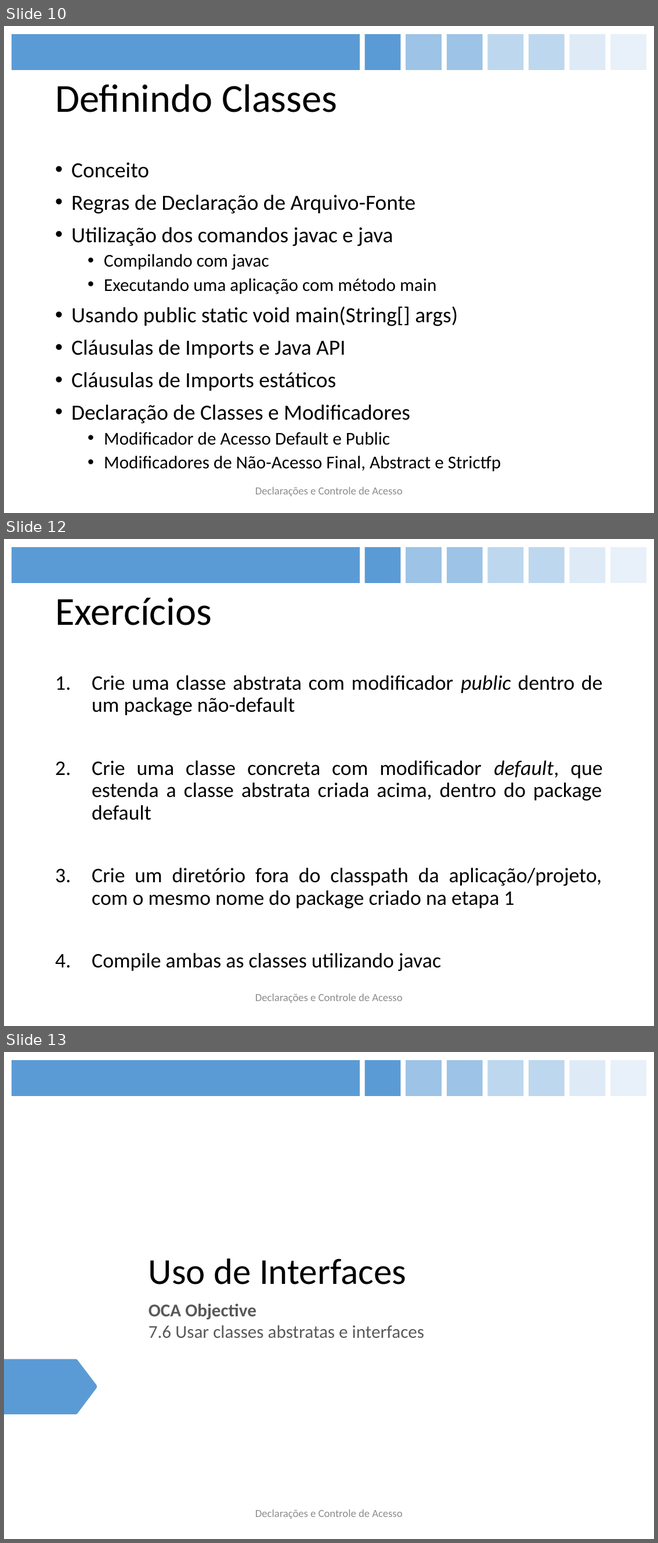
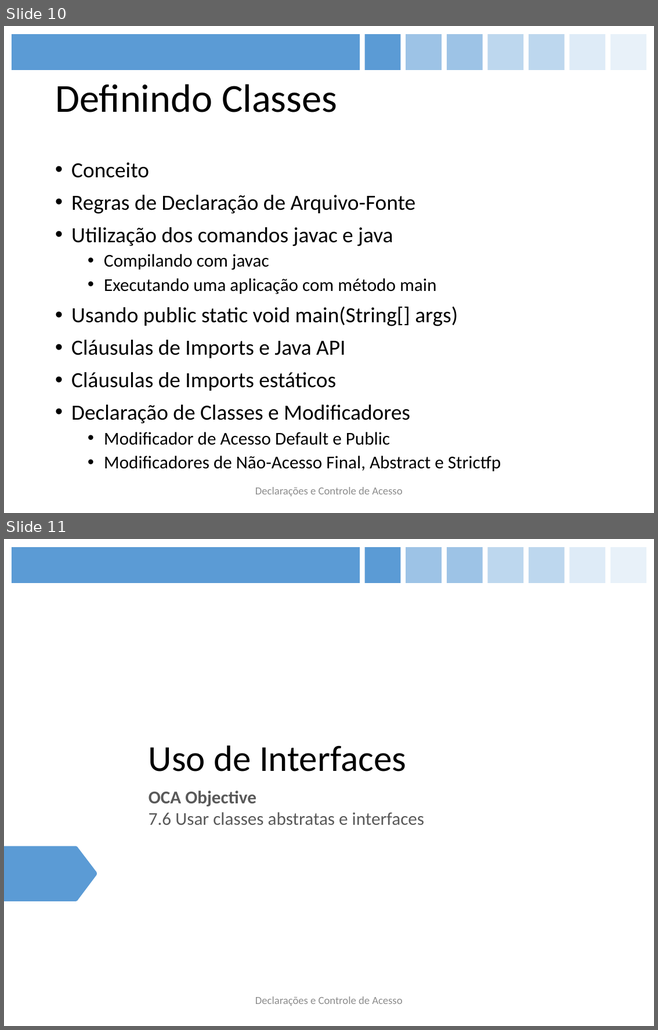
Before and after one commit to figueiredojrr/treinamentoJavaSeOcaAgosto, a slide deck: TreinamentoJavaSeOca/documentos/apresentação/OCA.pptx. Shown one above the other, each under a label of ours: slides 10, 12 and 13 before the commit, slides 10 and 11 after it; the slides between them are not shown. The pictures are 658x1543 and 658x1030 pixels, drawn with LibreOffice and Linux fonts; fonts in the diff are those of the drawing. Boxes give left, top, right and bottom in pixels: in the first picture for what was removed or moved away, otherwise in the second. Text is boxed around its words. In the diff, an @@ line names an element or a change of style, - is before the commit and + after.

```diff
--- a/TreinamentoJavaSeOca/documentos/apresentação/OCA.pptx
+++ b/TreinamentoJavaSeOca/documentos/apresentação/OCA.pptx
@@ slide 12 removed at bbox=[4, 539, 654, 1026], background #FFFFFF; not listed: 8 template elements that a slide beside it also shows @@
@@ title removed at bbox=[55, 598, 212, 625] @@
-Exercícios
@@ text removed at bbox=[92, 675, 603, 971] @@
-1. Crie uma classe abstrata com modificador public dentro de um package não-default
-2. Crie uma classe concreta com modificador default, que estenda a classe abstrata criada acima, dentro do package default
-3. Crie um diretório fora do classpath da aplicação/projeto, com o mesmo nome do package criado na etapa 1
-4. Compile ambas as classes utilizando javac
@@ text removed at bbox=[255, 994, 402, 1003] @@
-Declarações e Controle de Acesso
@@ what was slide 13 is now slide 11 @@
```
Also in this commit, not shown: 15 slides changed, 1 slide added, 2 other slides removed.
